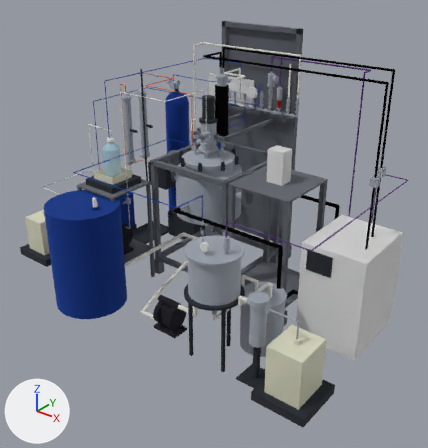
The glTF model tefkot/3d/tefkot-770-ustanovka.glb: old version first, new version second.
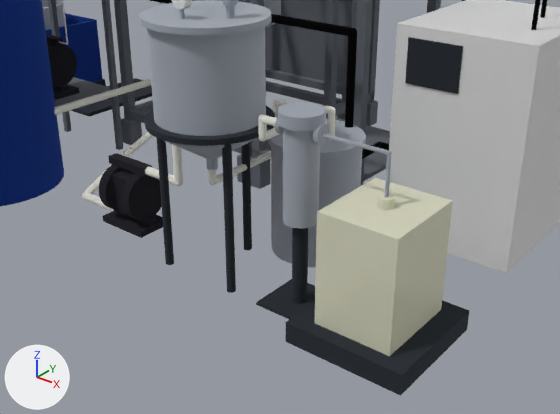
There are two pictures of each version: one whole from a camera (50 mm lens) standing at (2956.0, -3623.0, 2763.0) and looking at (268.0, -263.0, 679.0), one close up from a camera (50 mm lens) standing at (2448.0, -2625.0, 1391.0) and looking at (929.0, -725.0, 213.0). The axes (+X, +Y, +Z) are drawn at lower left. The lights are the same throughout. The last two pictures show the newer version. Where no turn or scale is listed for an object, it has been applied to the vertices.

Objects in the first close-up: 'Бочка растворителя 200 л', 'Весы под канистрой продукта (W-3)', 'Канистра продукта 20 л', 'Корпус патронного фильтра 10″ (F-2)', 'Насос мембранный пневматический — выгрузка продукта (P-2)', 'Нутч-фильтр под аргоном (F-1)', 'Опора нутч-фильтра', 'Панель управления чиллера', 'Приёмник фильтрата 30 л (V-2)', 'Рама-стойка реактора Wiggens', 'Рукав V-2 → P-2 → патронный фильтр (при фасовке)', 'Рукав фильтрата от нутча в приёмник V-2', 'Тележка блока управления', 'Чиллер — термостат реактора и конденсатора (TC-1)' and 19 more.
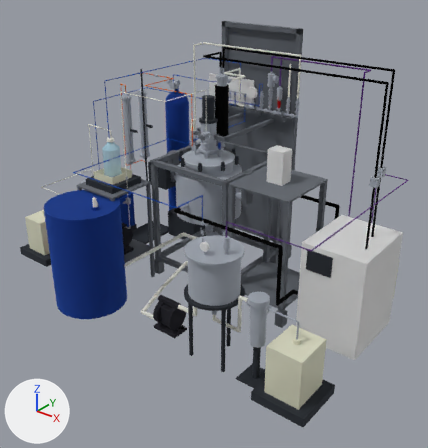
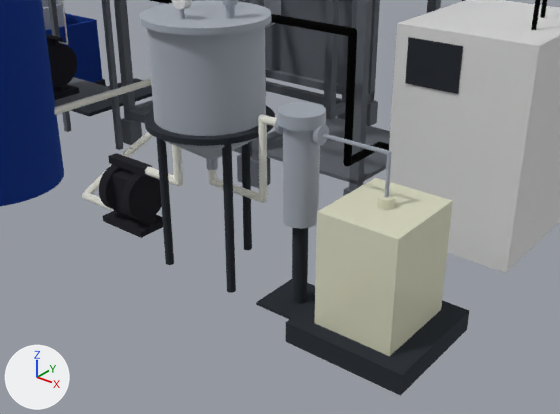
Where the change shows, as pixel boxes [x1, y1, x2, y2] in the close-ups (560 x 414 px):
'Приёмник фильтрата 30 л (V-2)', deleted: before [268, 119, 366, 267]
'Рукав фильтрата от нутча к патронному фильтру', added: after [209, 115, 277, 203]
'Рукав V-2 → P-2 → патронный фильтр (при фасовке)', deleted: before [258, 106, 335, 141]
'Рукав фильтрата от нутча в приёмник V-2', deleted: before [209, 99, 292, 185]

The change, as a list of edits to the scene's bpy script:
```text
Add me_рукав_фильтрата_от_нутча_к_патронному_фильтру:
    me_рукав_фильтрата_от_нутча_к_патронному_фильтру.from_pydata(...)  # 1331 vertices, 2694 faces; spans x 767.0..1077.0, y -913.0..-887.0, z 317.0..613.0
    me_рукав_фильтрата_от_нутча_к_патронному_фильтру.materials.append(mat_mat_5)  # white #f5f5f0
Remove ob_приёмник_фильтрата_30_л__v_2:
    ob_приёмник_фильтрата_30_л__v_2 = bpy.data.objects.new('Приёмник фильтрата 30 л (V-2)', me_приёмник_фильтрата_30_л__v_2)
    ob_приёмник_фильтрата_30_л__v_2.location = (0.0, 0.0, 0.0)
Remove ob_рукав_фильтрата_от_нутча_в_приёмник_v_2:
    ob_рукав_фильтрата_от_нутча_в_приёмник_v_2 = bpy.data.objects.new('Рукав фильтрата от нутча в приёмник V-2', me_рукав_фильтрата_от_нутча_в_приёмник_v_2)
    ob_рукав_фильтрата_от_нутча_в_приёмник_v_2.location = (0.0, 0.0, 0.0)
Remove ob_рукав_v_2___p_2___патронный_фильтр__при_фасовке:
    ob_рукав_v_2___p_2___патронный_фильтр__при_фасовке = bpy.data.objects.new('Рукав V-2 → P-2 → патронный фильтр (при фасовке)', me_рукав_v_2___p_2___патронный_фильтр__при_фасовке)
    ob_рукав_v_2___p_2___патронный_фильтр__при_фасовке.location = (0.0, 0.0, 0.0)
Add ob_рукав_фильтрата_от_нутча_к_патронному_фильтру:
    ob_рукав_фильтрата_от_нутча_к_патронному_фильтру = bpy.data.objects.new('Рукав фильтрата от нутча к патронному фильтру', me_рукав_фильтрата_от_нутча_к_патронному_фильтру)
    ob_рукав_фильтрата_от_нутча_к_патронному_фильтру.location = (0.0, 0.0, 0.0)
```
